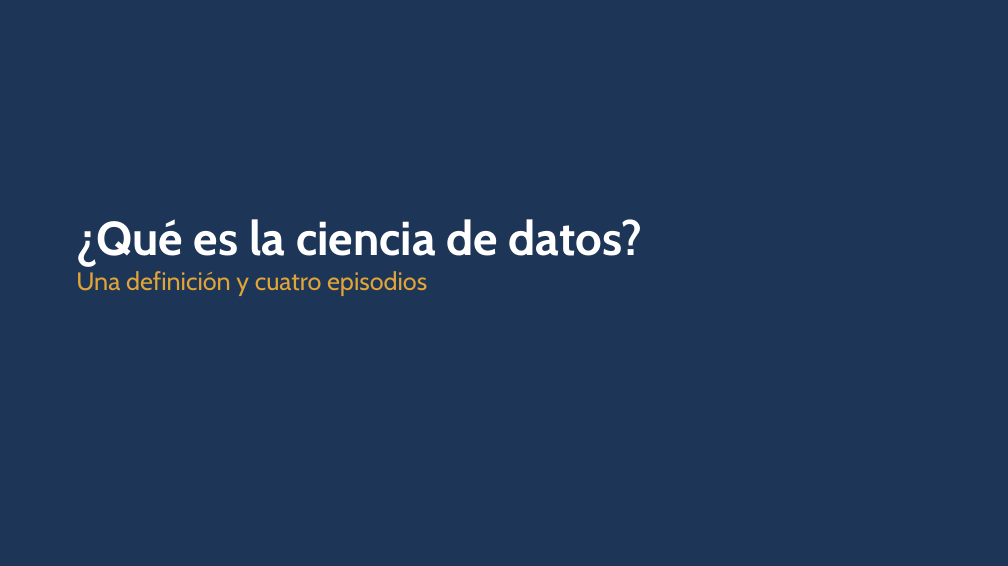
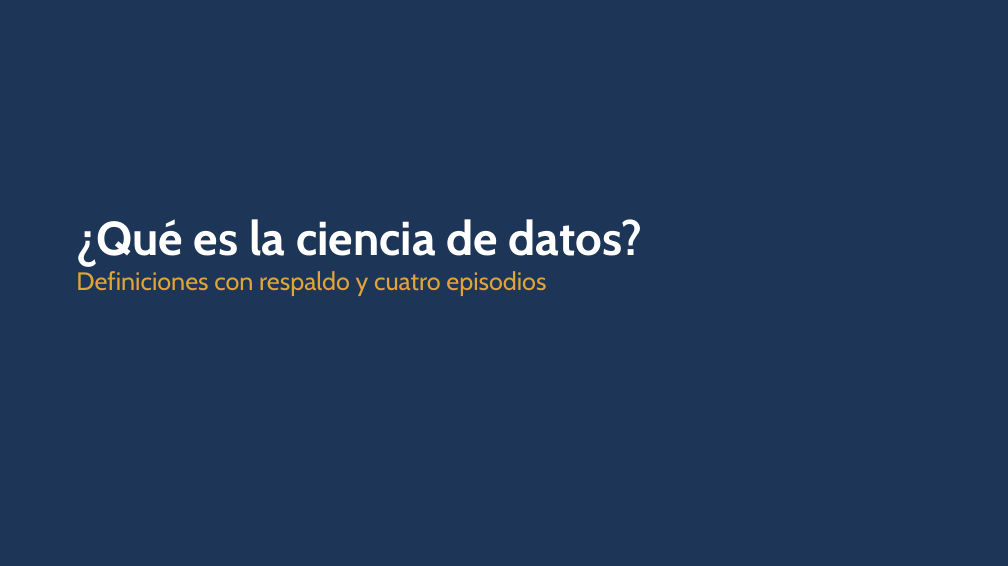
Before and after one commit to daniopitz/diplomado-cdd, a slide deck: slide 4 of presentaciones/clase01_fundamentos_ecosistema.pptx (slide 10 before the commit). Drawn at 1008x566 pixels with LibreOffice and Linux fonts; fonts in the diff are those of the drawing. Boxes give left, top, right and bottom in pixels: in the first picture for what was removed or moved away, otherwise in the second. Text is boxed around its words. In the diff, an @@ line names an element or a change of style, - is before the commit and + after.

```diff
--- a/presentaciones/clase01_fundamentos_ecosistema.pptx
+++ b/presentaciones/clase01_fundamentos_ecosistema.pptx
@@ text at [76,271,546,296]: text changed @@
-Una definición y cuatro episodios
+Definiciones con respaldo y cuatro episodios
```
Also in this commit, not shown: 9 other slides changed, 2 slides added, 1 other file.
